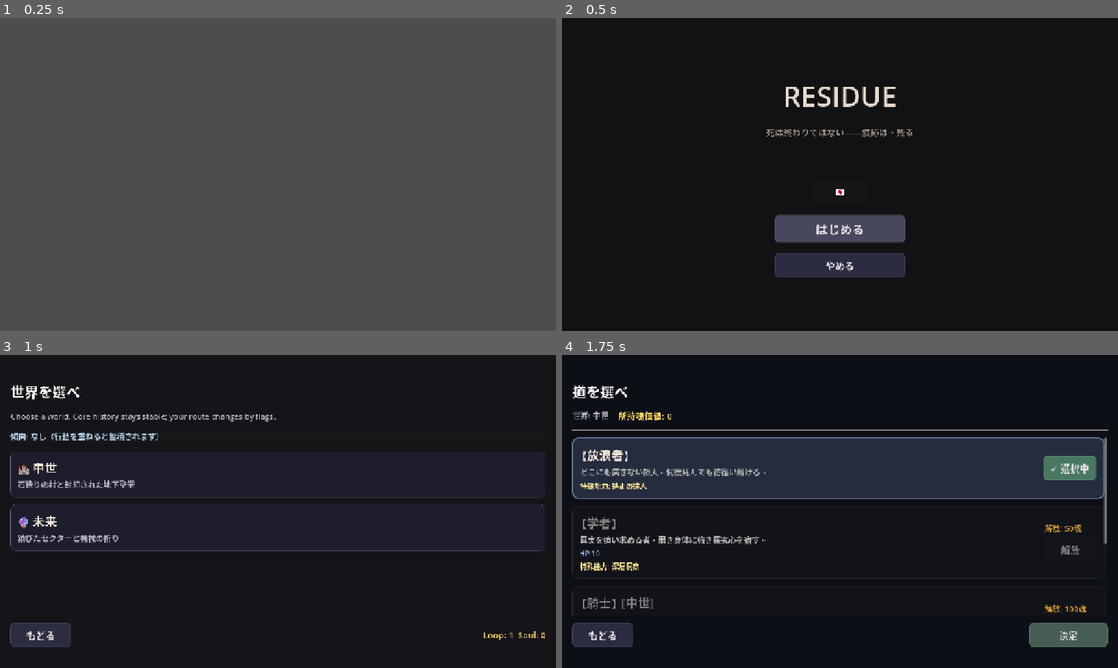
Above: before the commit, frames 1-4 (two rows, left to right).
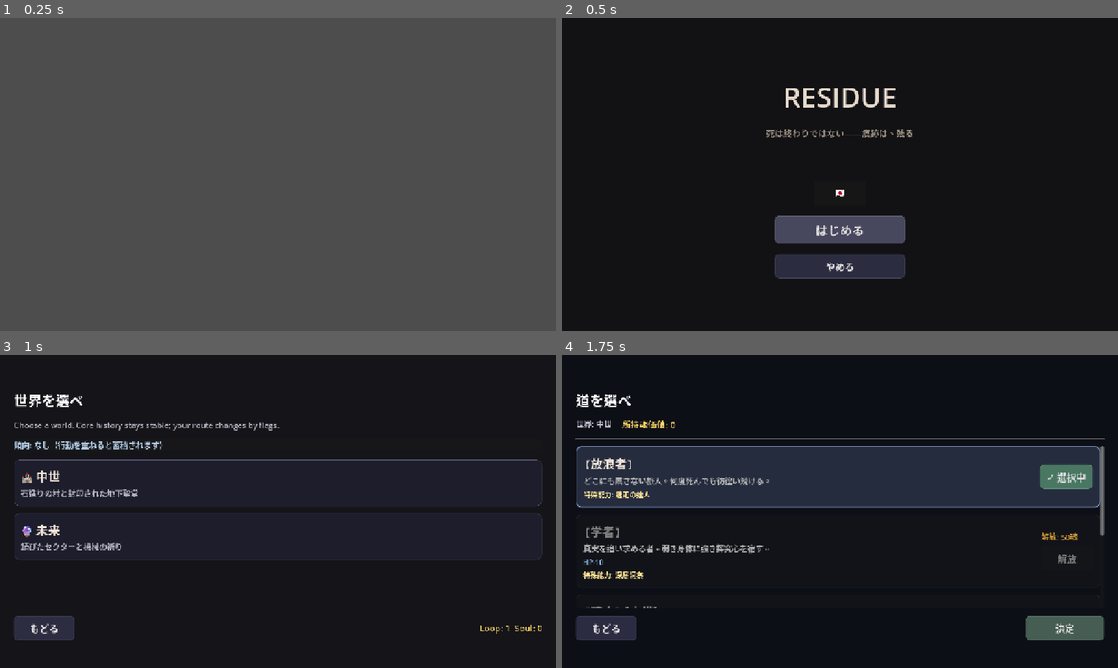
Above: after the commit, the same moments.

Repository: yozzzo/residue
Game: Godot game, scene res://scenes/Main.tscn
The game is run twice, just before and just after one commit, with the same random seed, the same clock (stepped at 60 frames per second) and the same inputs.
Inputs (mouse positions are in pixels of both pictures, inside the frame that each line leads up to):
- Up to frame 1 (0.25 s): no input
- Up to frame 2 (0.5 s): no input
- Up to frame 3 (1 s): click "はじめる" at 0.5 s
- Up to frame 4 (1.75 s): click (840, 473) at 1.27 s

Frame 1 is identical in both runs. In frame 2, 1.1% of the frame differs, in the area x 36-63%, y 22-84%; in frame 3, 5.4%; in frame 4, 14%, in the area x 1-99%, y 9-94%.

Commit message:
Increase safe area margins for Dynamic Island and home bar

Diff:
--- a/scenes/BattleScreen.tscn
+++ b/scenes/BattleScreen.tscn
@@ -21,10 +21,10 @@
 anchors_preset = 15
 anchor_right = 1.0
 anchor_bottom = 1.0
-theme_override_constants/margin_left = 24
-theme_override_constants/margin_top = 60
-theme_override_constants/margin_right = 24
-theme_override_constants/margin_bottom = 48
+theme_override_constants/margin_left = 32
+theme_override_constants/margin_top = 80
+theme_override_constants/margin_right = 32
+theme_override_constants/margin_bottom = 64
 
 [node name="Root" type="VBoxContainer" parent="Margin"]
 layout_mode = 2
--- a/scenes/InheritanceScreen.tscn
+++ b/scenes/InheritanceScreen.tscn
@@ -21,10 +21,10 @@
 anchors_preset = 15
 anchor_right = 1.0
 anchor_bottom = 1.0
-theme_override_constants/margin_left = 24
-theme_override_constants/margin_top = 60
-theme_override_constants/margin_right = 24
-theme_override_constants/margin_bottom = 48
+theme_override_constants/margin_left = 32
+theme_override_constants/margin_top = 80
+theme_override_constants/margin_right = 32
+theme_override_constants/margin_bottom = 64
 
 [node name="Root" type="VBoxContainer" parent="Margin"]
 layout_mode = 2
--- a/scenes/JobSelectScreen.tscn
+++ b/scenes/JobSelectScreen.tscn
@@ -23,10 +23,10 @@
 anchors_preset = 15
 anchor_right = 1.0
 anchor_bottom = 1.0
-theme_override_constants/margin_left = 24
-theme_override_constants/margin_top = 60
-theme_override_constants/margin_right = 24
-theme_override_constants/margin_bottom = 48
+theme_override_constants/margin_left = 32
+theme_override_constants/margin_top = 80
+theme_override_constants/margin_right = 32
+theme_override_constants/margin_bottom = 64
 
 [node name="RootVBox" type="VBoxContainer" parent="Margin"]
 layout_mode = 2
--- a/scenes/RunScreen.tscn
+++ b/scenes/RunScreen.tscn
@@ -21,10 +21,10 @@
 anchors_preset = 15
 anchor_right = 1.0
 anchor_bottom = 1.0
-theme_override_constants/margin_left = 24
-theme_override_constants/margin_top = 60
-theme_override_constants/margin_right = 24
-theme_override_constants/margin_bottom = 48
+theme_override_constants/margin_left = 32
+theme_override_constants/margin_top = 80
+theme_override_constants/margin_right = 32
+theme_override_constants/margin_bottom = 64
 
 [node name="Root" type="VBoxContainer" parent="Margin"]
 layout_mode = 2
--- a/scenes/TitleScreen.tscn
+++ b/scenes/TitleScreen.tscn
@@ -27,10 +27,10 @@
 anchor_bottom = 1.0
 grow_horizontal = 2
 grow_vertical = 2
-theme_override_constants/margin_left = 24
-theme_override_constants/margin_top = 60
-theme_override_constants/margin_right = 24
-theme_override_constants/margin_bottom = 48
+theme_override_constants/margin_left = 32
+theme_override_constants/margin_top = 80
+theme_override_constants/margin_right = 32
+theme_override_constants/margin_bottom = 64
 
 [node name="VBox" type="VBoxContainer" parent="SafeArea"]
 layout_mode = 2
--- a/scenes/WorldSelect.tscn
+++ b/scenes/WorldSelect.tscn
@@ -23,10 +23,10 @@
 anchors_preset = 15
 anchor_right = 1.0
 anchor_bottom = 1.0
-theme_override_constants/margin_left = 24
-theme_override_constants/margin_top = 60
-theme_override_constants/margin_right = 24
-theme_override_constants/margin_bottom = 48
+theme_override_constants/margin_left = 32
+theme_override_constants/margin_top = 80
+theme_override_constants/margin_right = 32
+theme_override_constants/margin_bottom = 64
 
 [node name="RootVBox" type="VBoxContainer" parent="Margin"]
 layout_mode = 2
Not shown, added: scripts/UITheme.gd.uid
